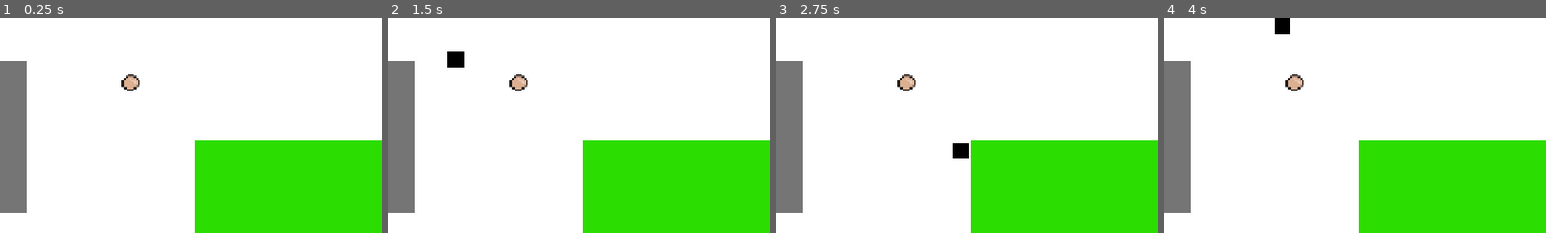
Above: before the commit, frames 1-4 (left to right).
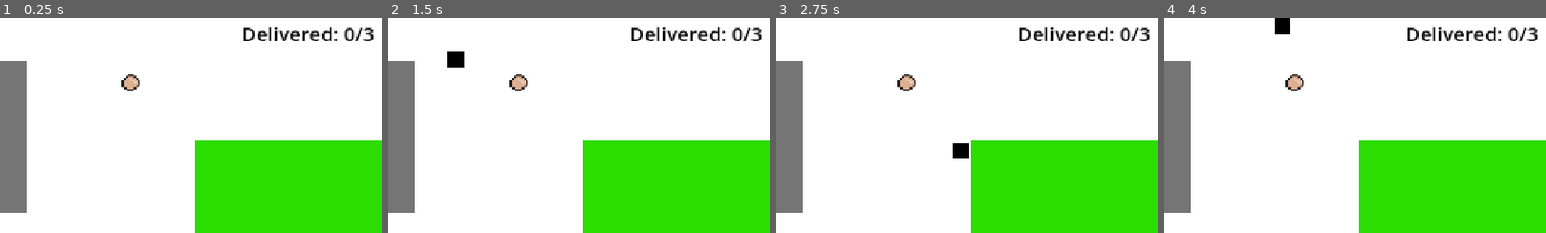
Above: after the commit, the same moments.

Repository: HarisKhanFr/dont-wake-the-giant
Game: Godot game, scene res://main.tscn
The game is run twice, just before and just after one commit, with the same random seed, the same clock (stepped at 60 frames per second) and the same inputs.
Inputs:
- Up to frame 1 (0.25 s): no input
- Up to frame 2 (1.5 s): tap Enter at 0.5 s; hold D (move_right) 0.53-1.28 s; tap E (drop) at 0.6, 1.35 s; hold S (move_down) from 1.28 s (still down)
- Up to frame 3 (2.75 s): release S (move_down) at 2.03 s; hold D (move_right) from 2.03 s (still down); tap E (drop) at 2.1 s
- Up to frame 4 (4 s): release D (move_right) at 2.78 s; hold W (move_up) 2.78-3.53 s; tap E (drop) at 2.85, 3.6 s; hold A (move_left) from 3.53 s (still down)
The pictures show only the part of the screen within x 8-58%, y 0-50%; the shares and areas given below are measured in that part.

The runs differ from the first frame. In frame 1, 1.1% of the frame differs, in the area x 63-98%, y 4-11%; in frame 2, 1.1%; in frame 3, 1.1%; in frame 4, 1.1%.

Commit message:
Add delivery score

Diff:
--- a/dont-wake-the-giant/main.gd
+++ b/dont-wake-the-giant/main.gd
@@ -2,6 +2,7 @@
 
 @export var awakeFor: float = 1.0 #how long the giant is awake for
 @export var sleepFor: float = 5.0 #sleep duration of the giant
+var delivered_count: int = 0
 var is_awake: bool = false #keeps track of giants sleep status
 
 # Called when the node enters the scene tree for the first time.
@@ -35,6 +36,9 @@
 		$UI/DropPrompt.visible = false
 		$DroppedFood.global_position = $Player.global_position
 		$DroppedFood.visible = true
+		delivered_count += 1
+		$UI/ScoreLabel.text = "Delivered: " + str(delivered_count) + "/3"
+		print(delivered_count)
 
 func _on_giant_timer_timeout() -> void:
 	if is_awake:
--- a/dont-wake-the-giant/main.tscn
+++ b/dont-wake-the-giant/main.tscn
@@ -68,6 +68,15 @@
 theme_override_font_sizes/font_size = 55
 text = "Press E to drop item"
 
+[node name="ScoreLabel" type="Label" parent="UI" unique_id=880757643]
+offset_left = 461.0
+offset_top = 2.0
+offset_right = 661.0
+offset_bottom = 44.0
+theme_override_colors/font_color = Color(0, 0, 0, 1)
+theme_override_font_sizes/font_size = 30
+text = "Delivered: 0/3"
+
 [node name="Item" type="Area2D" parent="." unique_id=1920614002]
 position = Vector2(293, 98)
 
